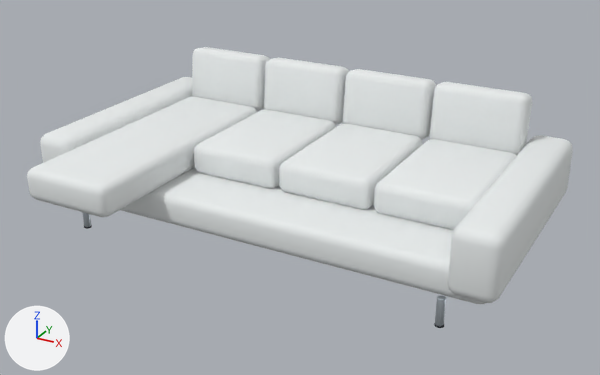
One commit to the Blender file assets-source/blender/left-chaise-sectional.blend: the scene before it, then after it.
Both versions are drawn from a 50 mm camera at (2.23, -3.92, 2.28) aimed at (0.07, -0.01, 0.33). The axes (+X, +Y, +Z) are drawn at lower left. The lights are the same throughout. The first picture is the older version.

Objects in the first picture: 'angled_back_cushion', 'angled_back_cushion.001', 'angled_back_cushion.002', 'angled_back_cushion.003', 'connected_upholstered_platform', 'individual_seat_cushion', 'individual_seat_cushion.001', 'individual_seat_cushion.002', 'individual_seat_cushion.003', 'integrated_track_arm', 'integrated_track_arm.001' and 2 more.
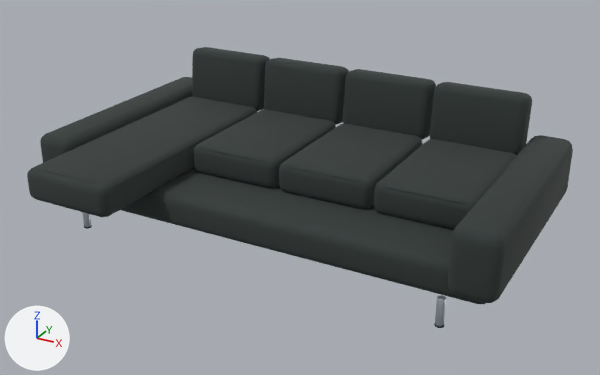
What changed in the scene script:
```text
Add mat_upholstery_textured_019:
    mat_upholstery_textured_019 = bpy.data.materials.new('upholstery-textured.019')
    # colours: dark grey #303b39
    # uses the picture img_material_twill_color_jpg
    # uses the picture img_material_twill_normal_jpg
    # uses the picture img_material_twill_orm_jpg
Change me_cube_057:
    where me_cube_057.from_pydata(...)  # 96 vertices, 98 faces; spans x -1.37..1.37, y -0.51..0.86, z 0.16..0.35
    remove me_cube_057.materials.append(mat_upholstery_textured)  # white #e8ecec
    add me_cube_057.materials.append(mat_upholstery_textured_019)
Change me_cube_058:
    where me_cube_058.from_pydata(...)  # 96 vertices, 98 faces; spans x -1.18..-0.6, y -0.93..0.66, z 0.34..0.53
    remove me_cube_058.materials.append(mat_upholstery_textured)  # white #e8ecec
    add me_cube_058.materials.append(mat_upholstery_textured_019)
Change me_cube_059:
    where me_cube_059.from_pydata(...)  # 96 vertices, 98 faces; spans x -1.173..-0.601, y 0.645..0.843, z 0.469..0.85
    remove me_cube_059.materials.append(mat_upholstery_textured)  # white #e8ecec
    add me_cube_059.materials.append(mat_upholstery_textured_019)
Change me_cube_060:
    where me_cube_060.from_pydata(...)  # 96 vertices, 98 faces; spans x -0.584..-0.007, y -0.167..0.66, z 0.337..0.529
    remove me_cube_060.materials.append(mat_upholstery_textured)  # white #e8ecec
    add me_cube_060.materials.append(mat_upholstery_textured_019)
Change me_cube_061:
    where me_cube_061.from_pydata(...)  # 96 vertices, 98 faces; spans x -0.581..-0.01, y 0.645..0.843, z 0.469..0.85
    remove me_cube_061.materials.append(mat_upholstery_textured)  # white #e8ecec
    add me_cube_061.materials.append(mat_upholstery_textured_019)
Change me_cube_062:
    where me_cube_062.from_pydata(...)  # 96 vertices, 98 faces; spans x 0.007..0.584, y -0.167..0.66, z 0.337..0.529
    remove me_cube_062.materials.append(mat_upholstery_textured)  # white #e8ecec
    add me_cube_062.materials.append(mat_upholstery_textured_019)
Change me_cube_063:
    where me_cube_063.from_pydata(...)  # 96 vertices, 98 faces; spans x 0.01..0.581, y 0.645..0.843, z 0.469..0.85
    remove me_cube_063.materials.append(mat_upholstery_textured)  # white #e8ecec
    add me_cube_063.materials.append(mat_upholstery_textured_019)
Change me_cube_064:
    where me_cube_064.from_pydata(...)  # 96 vertices, 98 faces; spans x 0.599..1.175, y -0.167..0.66, z 0.337..0.529
    remove me_cube_064.materials.append(mat_upholstery_textured)  # white #e8ecec
    add me_cube_064.materials.append(mat_upholstery_textured_019)
Change me_cube_065:
    where me_cube_065.from_pydata(...)  # 96 vertices, 98 faces; spans x 0.601..1.173, y 0.645..0.843, z 0.469..0.85
    remove me_cube_065.materials.append(mat_upholstery_textured)  # white #e8ecec
    add me_cube_065.materials.append(mat_upholstery_textured_019)
Change me_cube_066:
    where me_cube_066.from_pydata(...)  # 96 vertices, 98 faces; spans x -1.425..-1.168, y -0.574..0.925, z 0.206..0.574
    remove me_cube_066.materials.append(mat_upholstery_textured)  # white #e8ecec
    add me_cube_066.materials.append(mat_upholstery_textured_019)
Change me_cube_067:
    where me_cube_067.from_pydata(...)  # 96 vertices, 98 faces; spans x 1.168..1.425, y -0.574..0.925, z 0.206..0.574
    remove me_cube_067.materials.append(mat_upholstery_textured)  # white #e8ecec
    add me_cube_067.materials.append(mat_upholstery_textured_019)
```

Location of each change, (x1, y1, x2, y2) in pixels of the pictures (600 x 375 px):
'connected_upholstered_platform', recoloured (white to black)
    both: (120, 167, 485, 304)
'individual_seat_cushion', recoloured (white to grey)
    both: (27, 97, 257, 217)
'integrated_track_arm.001', recoloured (white to black)
    both: (448, 135, 573, 303)
'individual_seat_cushion.003', recoloured (white to black)
    both: (374, 139, 516, 230)
'individual_seat_cushion.002', recoloured (white to black)
    both: (279, 124, 423, 210)
'individual_seat_cushion.001', recoloured (white to black)
    both: (194, 109, 336, 189)
'angled_back_cushion.003', recoloured (white to black)
    both: (430, 82, 532, 156)
'angled_back_cushion.002', recoloured (white to black)
    both: (343, 69, 436, 140)
'angled_back_cushion.001', recoloured (white to black)
    both: (264, 58, 349, 125)
'angled_back_cushion', recoloured (white to black)
    both: (192, 47, 270, 111)
'integrated_track_arm', recoloured (white to grey)
    both: (40, 77, 193, 163)
